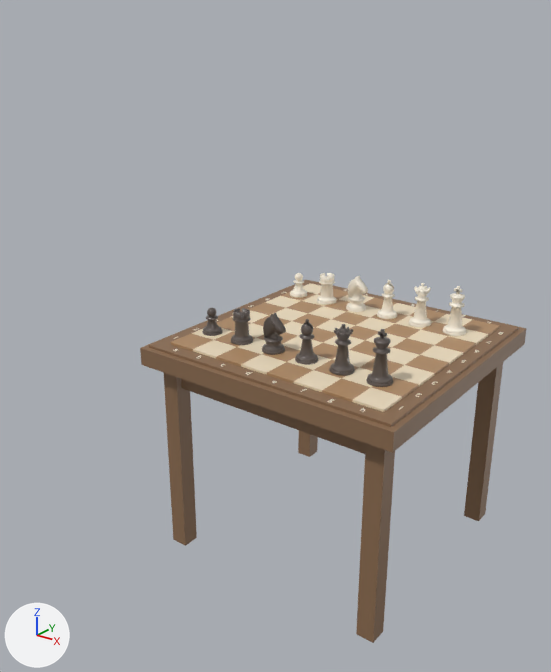
One commit to the Blender file assets/blender/chess.blend: the scene before it, then after it.
One viewpoint serves both versions: a camera (50 mm lens) standing at (1.78, -2.54, 1.72) and looking at (0.01, -0.21, 0.56). The axes (+X, +Y, +Z) are drawn at lower left. The lights are the same throughout. The older version comes first.

The first picture shows 'b_b', 'b_k', 'b_n', 'b_p', 'b_q', 'b_r', 'board' and 6 more.
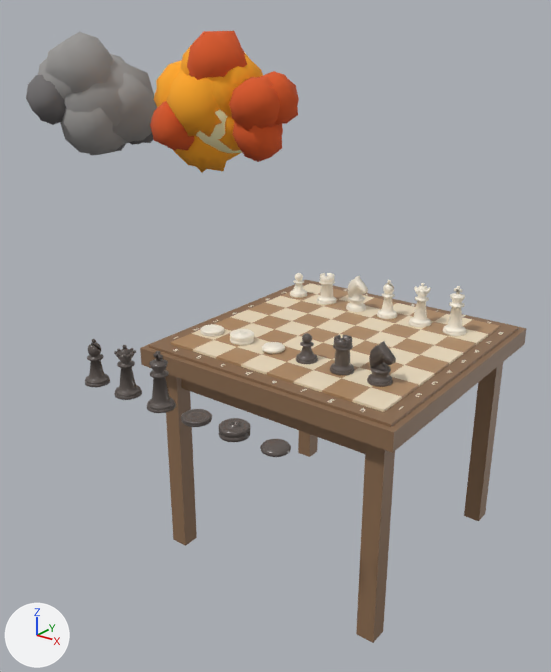
Where the change shows, as pixel boxes [x1, y1, x2, y2] in the pictures (551 x 672 px):
'blast', added: after [150, 31, 299, 173]
'smoke', added: after [26, 32, 157, 155]
'b_k', moved: before [366, 329, 393, 387]; after [147, 351, 176, 413]
'b_q', moved: before [329, 324, 355, 376]; after [114, 345, 142, 400]
'b_n', moved: before [262, 313, 286, 355]; after [367, 341, 396, 387]
'b_r', moved: before [231, 308, 253, 345]; after [330, 335, 355, 375]
'b_b', moved: before [295, 319, 318, 365]; after [85, 339, 110, 387]
'b_p', moved: before [202, 308, 222, 336]; after [296, 333, 318, 364]
'b_d', added: after [219, 418, 250, 442]
'b_m', added: after [181, 409, 212, 427]
'b_o', added: after [260, 439, 291, 457]
'w_d', added: after [230, 329, 254, 345]
'w_m', added: after [200, 324, 224, 336]
'w_o', added: after [262, 342, 285, 354]

What changed in the scene script:
```text
Change ob_b_p:
    ob_b_p.location: (0.15, -0.75, 0.775) -> (0.54, -0.75, 0.775)
Change ob_b_r:
    ob_b_r.location: (0.28, -0.75, 0.775) -> (0.67, -0.75, 0.775)
Change ob_b_n:
    ob_b_n.location: (0.41, -0.75, 0.775) -> (0.8, -0.75, 0.775)
Change ob_b_b:
    ob_b_b.location: (0.54, -0.75, 0.775) -> (0.15, -1.25, 0.775)
Change ob_b_q:
    ob_b_q.location: (0.67, -0.75, 0.775) -> (0.28, -1.25, 0.775)
Change ob_b_k:
    ob_b_k.location: (0.8, -0.75, 0.775) -> (0.41, -1.25, 0.775)
Add ob_smoke:
    ob_smoke = bpy.data.objects.new('smoke', me_smoke_part)  # 620 vertices, 720 faces; spans x -0.368..0.254, y -0.348..0.332, z -0.288..0.324; in mat_ch_smoke (grey #9b9997), mat_ch_soot (grey #767373)
    ob_smoke.location = (-1.4, 0.2, 1.4)
Add ob_blast:
    ob_blast = bpy.data.objects.new('blast', me_blast_part)  # 868 vertices, 1008 faces; spans x -0.365..0.415, y -0.285..0.35, z -0.286..0.327; in mat_ch_fire_core (beige #fff7c4), mat_ch_fire (orange #ffaa27), mat_ch_ember (orange #da5927)
    ob_blast.location = (-0.6, 0.2, 1.4)
Add ob_b_o:
    ob_b_o = bpy.data.objects.new('b_o', me_b_o_part)  # 162 vertices, 192 faces; spans x -0.037..0.037, y -0.037..0.037, z 0.0..0.019; in mat_ch_ebony (dark grey #5d5550)
    ob_b_o.location = (0.8, -1.25, 0.775)
Add ob_b_d:
    ob_b_d = bpy.data.objects.new('b_d', me_b_d_part)  # 482 vertices, 512 faces; spans x -0.04..0.04, y -0.04..0.04, z 0.0..0.033; in mat_ch_ebony (dark grey #5d5550)
    ob_b_d.location = (0.67, -1.25, 0.775)
Add ob_b_m:
    ob_b_m = bpy.data.objects.new('b_m', me_b_m_part)  # 418 vertices, 448 faces; spans x -0.04..0.04, y -0.04..0.04, z 0.0..0.0145; in mat_ch_ebony (dark grey #5d5550)
    ob_b_m.location = (0.54, -1.25, 0.775)
Add ob_w_o:
    ob_w_o = bpy.data.objects.new('w_o', me_w_o_part)  # 162 vertices, 192 faces; spans x -0.037..0.037, y -0.037..0.037, z 0.0..0.019; in mat_ch_ivory (pale yellow #f7f0df)
    ob_w_o.location = (0.41, -0.75, 0.775)
Add ob_w_d:
    ob_w_d = bpy.data.objects.new('w_d', me_w_d_part)  # 482 vertices, 512 faces; spans x -0.04..0.04, y -0.04..0.04, z 0.0..0.033; in mat_ch_ivory (pale yellow #f7f0df)
    ob_w_d.location = (0.28, -0.75, 0.775)
Add ob_w_m:
    ob_w_m = bpy.data.objects.new('w_m', me_w_m_part)  # 418 vertices, 448 faces; spans x -0.04..0.04, y -0.04..0.04, z 0.0..0.0145; in mat_ch_ivory (pale yellow #f7f0df)
    ob_w_m.location = (0.15, -0.75, 0.775)
```
